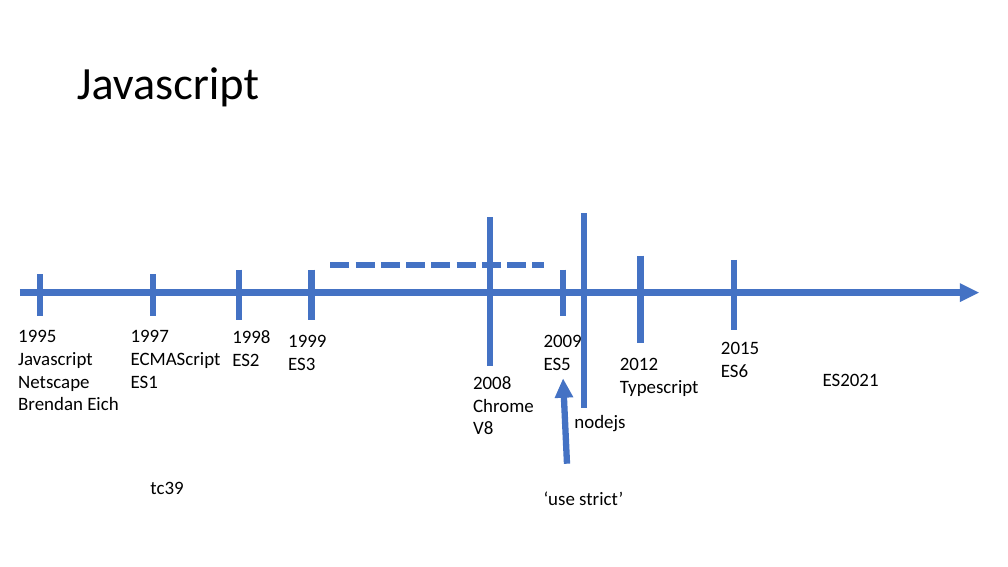
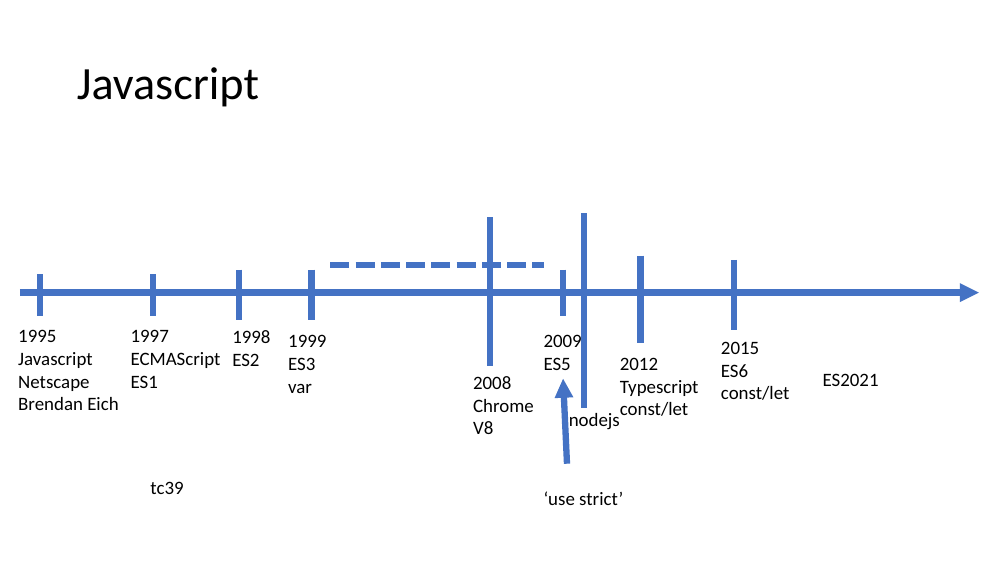
Before and after one commit to jlg-formation/fan-oct-2021, a slide deck: slide 12 of notes.pptx. Drawn at 1008x567 pixels with LibreOffice and Linux fonts; fonts in the diff are those of the drawing. Boxes give left, top, right and bottom in pixels: in the first picture for what was removed or moved away, otherwise in the second. Text is boxed around its words. In the diff, an @@ line names an element or a change of style, - is before the commit and + after.

```diff
--- a/notes.pptx
+++ b/notes.pptx
@@ text at <box>288,384,312,393</box>: paragraph added @@
+var
@@ text at <box>721,386,789,400</box>: paragraph added @@
+const/let
@@ text "nodejs": place and size @@
-text "nodejs" at <box>574,415,625,432</box>
+text "nodejs" at <box>569,413,620,430</box>
@@ text at <box>620,402,688,416</box>: paragraph added @@
+const/let
```
Also in this commit, not shown: 3 other slides changed, 3 slides added.
